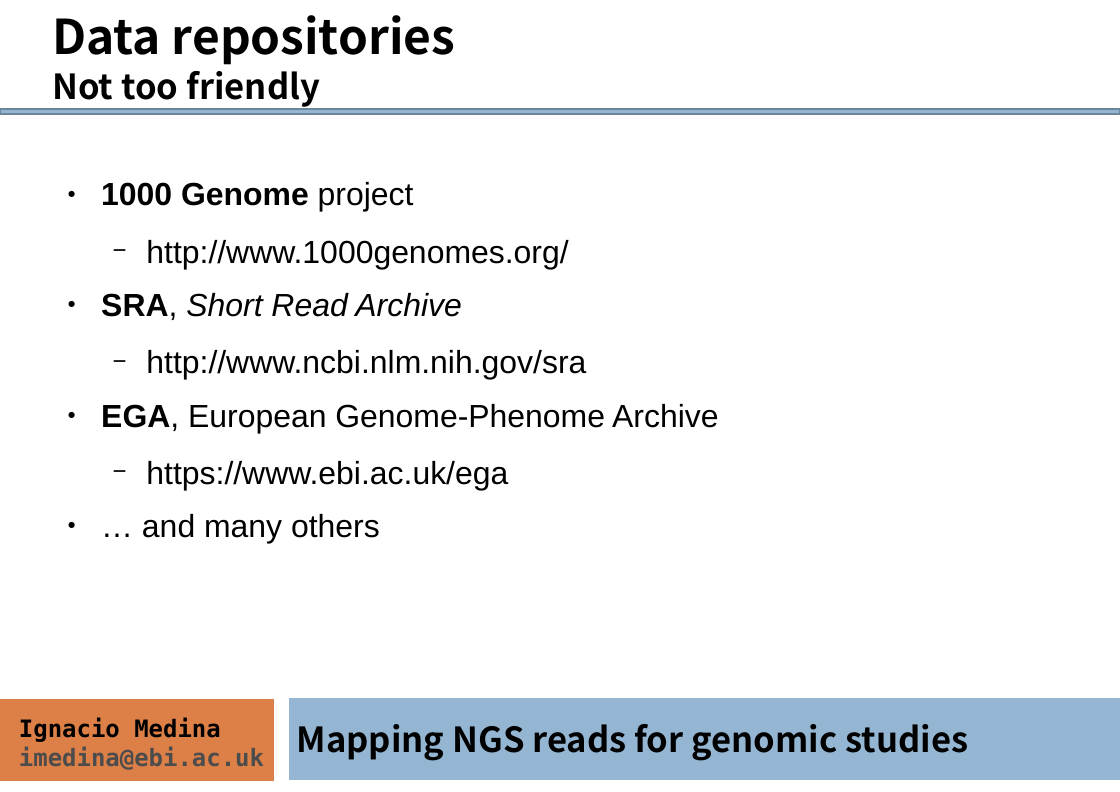
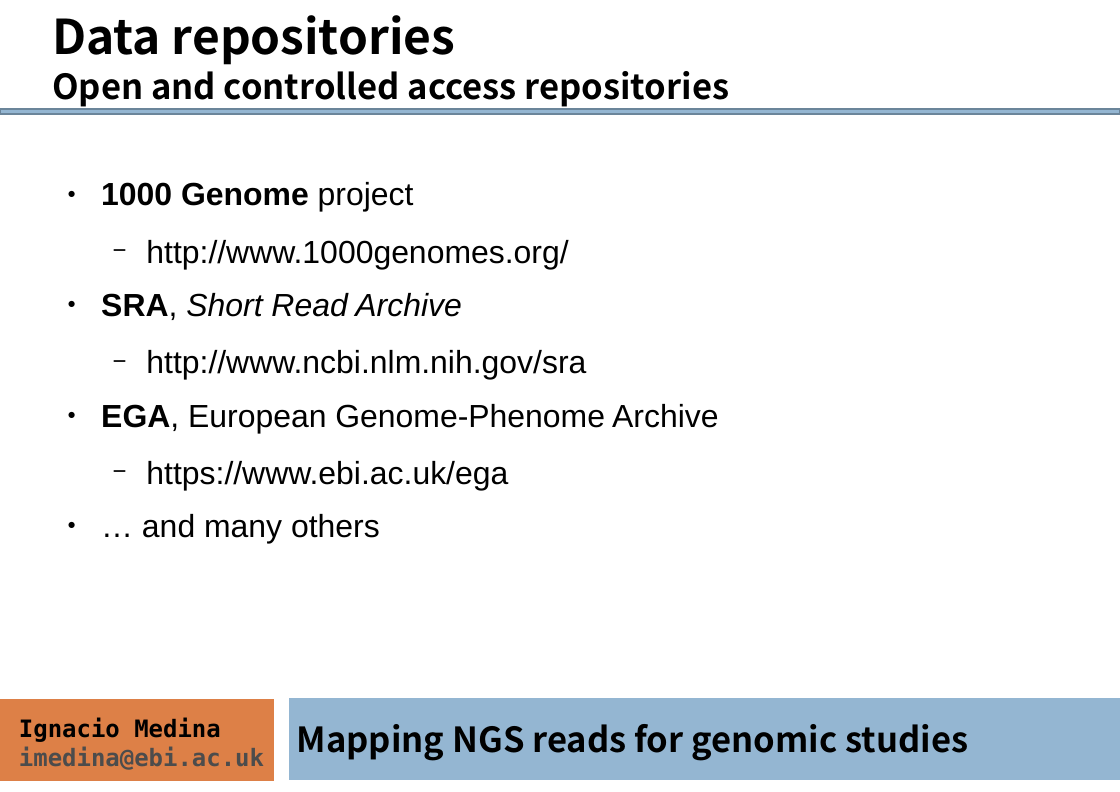
Before and after one commit to ngs-course/ngs-course.github.io, a slide deck: slide 29 of Course_Materials/alignment/presentation/ngs-read-mapping-imedina-mda14.odp (slide 28 before the commit). Drawn at 1120x792 pixels with LibreOffice and Linux fonts; fonts in the diff are those of the drawing. Boxes give left, top, right and bottom in pixels: in the first picture for what was removed or moved away, otherwise in the second. Text is boxed around its words. In the diff, an @@ line names an element or a change of style, - is before the commit and + after.

```diff
--- a/Course_Materials/alignment/presentation/ngs-read-mapping-imedina-mda14.odp
+++ b/Course_Materials/alignment/presentation/ngs-read-mapping-imedina-mda14.odp
@@ text at [52,64,730,107]: text changed @@
-Not too friendly
+Open and controlled access repositories
```
Also in this commit, not shown: 8 other slides changed, 1 slide added, 1 other file.
